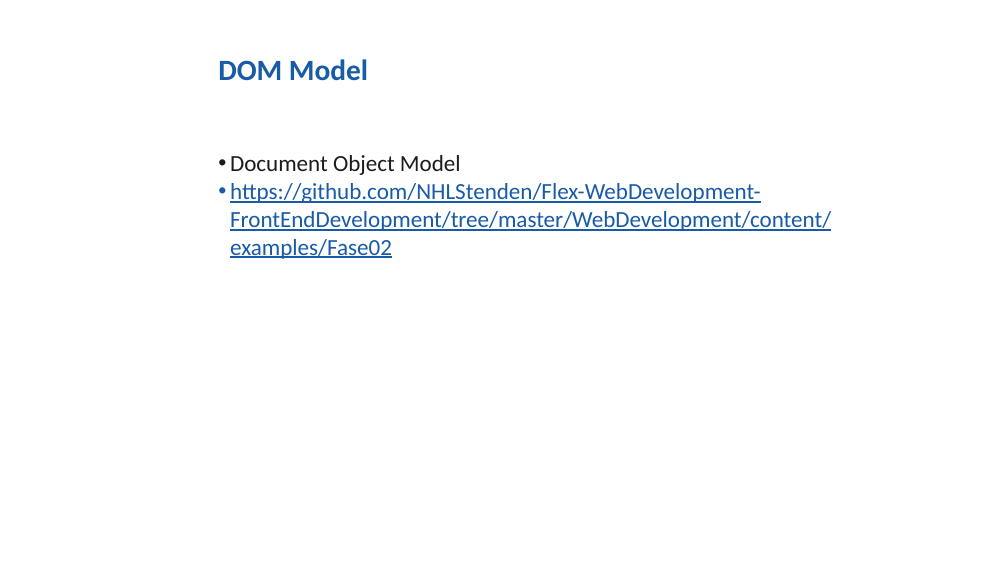
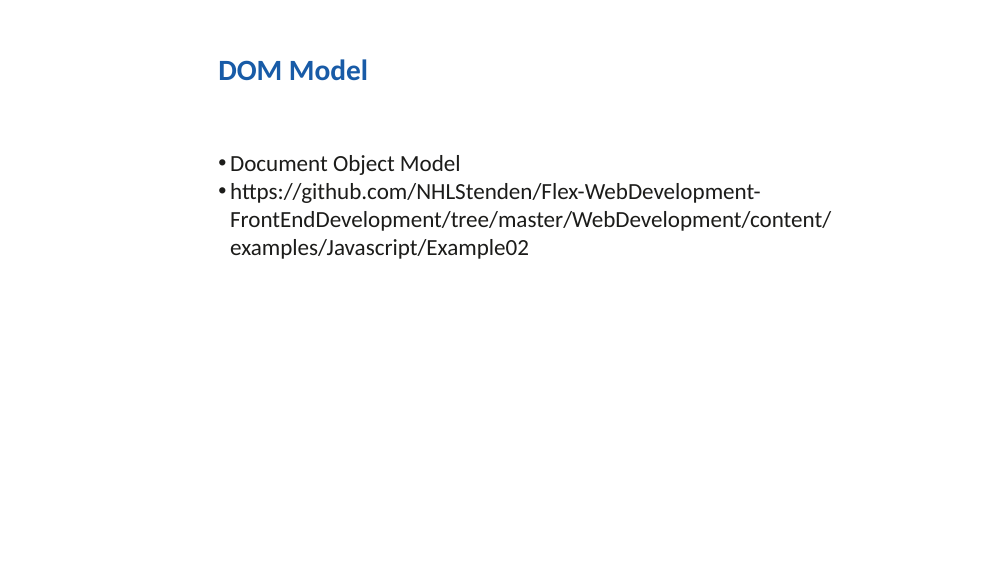
Before and after one commit to NHLStenden/Flex-WebDevelopment-FrontEndDevelopment, a slide deck: slide 26 of Presentatie/Front-End Development.pptx. Drawn at 1008x567 pixels with LibreOffice and Linux fonts; fonts in the diff are those of the drawing; background and template pictures are left out. Boxes give left, top, right and bottom in pixels: in the first picture for what was removed or moved away, otherwise in the second. Text is boxed around its words. In the diff, an @@ line names an element or a change of style, - is before the commit and + after.

Commit message:
Updated links to github repo (first lessons) - new stats on HTML5

```diff
--- a/Presentatie/Front-End Development.pptx
+++ b/Presentatie/Front-End Development.pptx
@@ text at <box>230,183,831,259</box>: text changed; text colour #185BA7 to #1C1C1A @@
-• https://github.com/NHLStenden/Flex-WebDevelopment-FrontEndDevelopment/tree/master/WebDevelopment/content/examples/Fase02
+• https://github.com/NHLStenden/Flex-WebDevelopment-FrontEndDevelopment/tree/master/WebDevelopment/content/examples/Javascript/Example02
```
Also in this commit, not shown: 3 other slides changed, 2 slides added, 2 slides removed.
